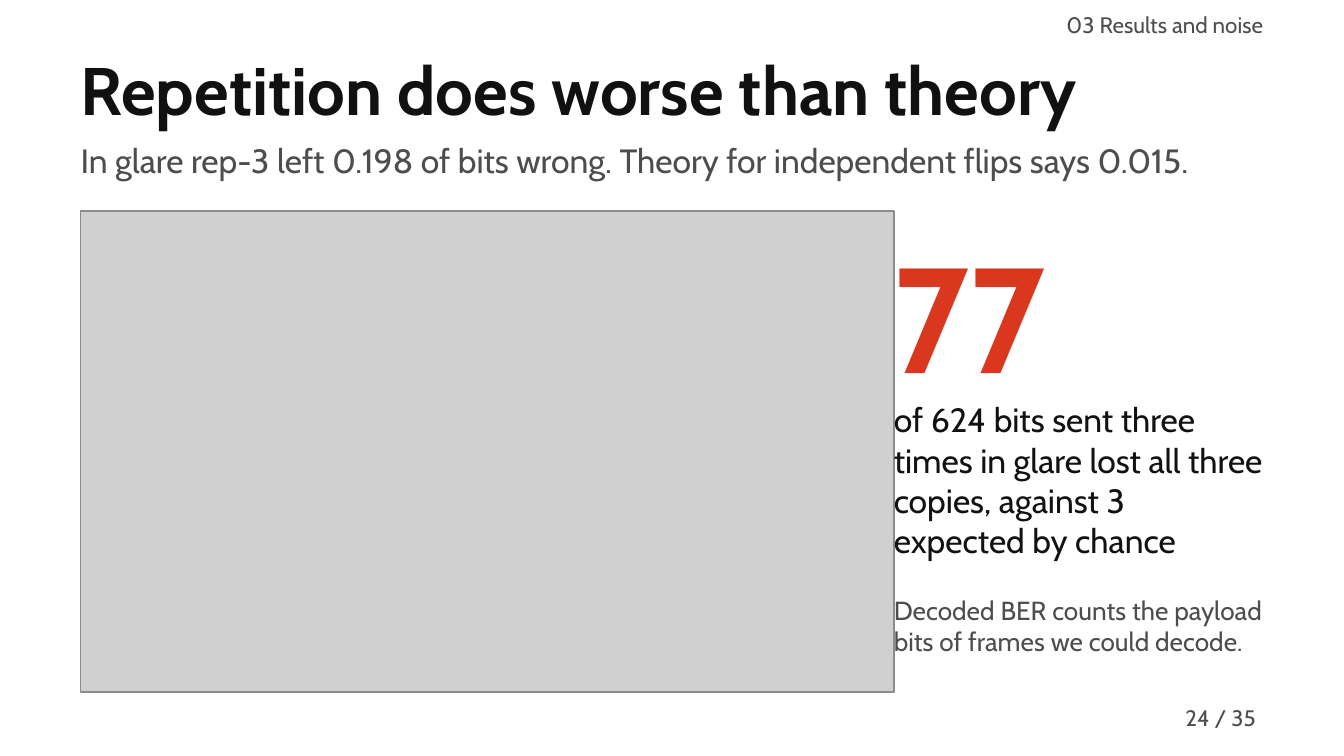
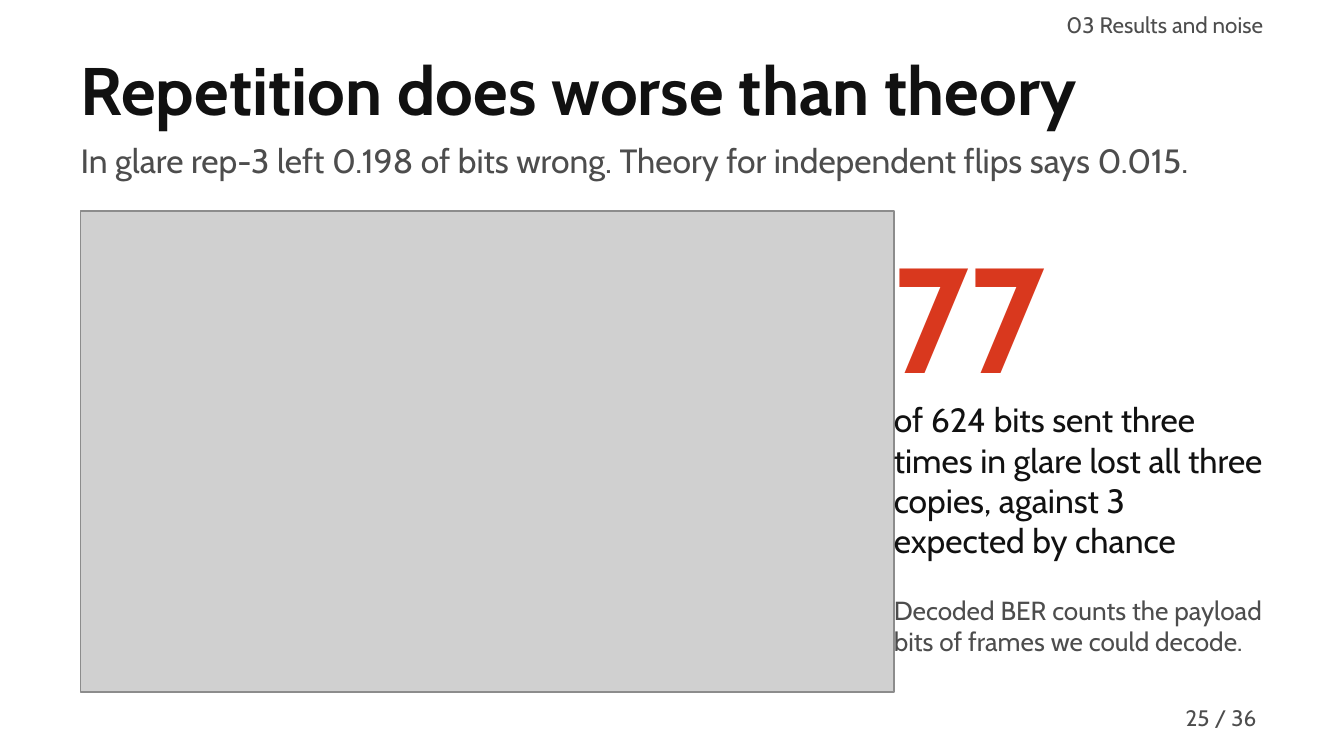
Before and after one commit to MuhammadMaazA/SamplingCW, a slide deck: slide 25 of presentation/gridlink-presentation.pptx (slide 24 before the commit). Drawn at 1344x756 pixels with LibreOffice and Linux fonts; fonts in the diff are those of the drawing; grey boxes stand for pictures. Boxes give left, top, right and bottom in pixels: in the first picture for what was removed or moved away, otherwise in the second. Text is boxed around its words. In the diff, an @@ line names an element or a change of style, - is before the commit and + after.

```diff
--- a/presentation/gridlink-presentation.pptx
+++ b/presentation/gridlink-presentation.pptx
@@ page number at box(1186, 710, 1210, 727): text changed @@
-24
+25
@@ text at box(1231, 710, 1256, 727): text changed @@
-/ 35
+/ 36
```
Also in this commit, not shown: 31 other slides changed, 2 slides added, 1 slide removed, 11 other files.
